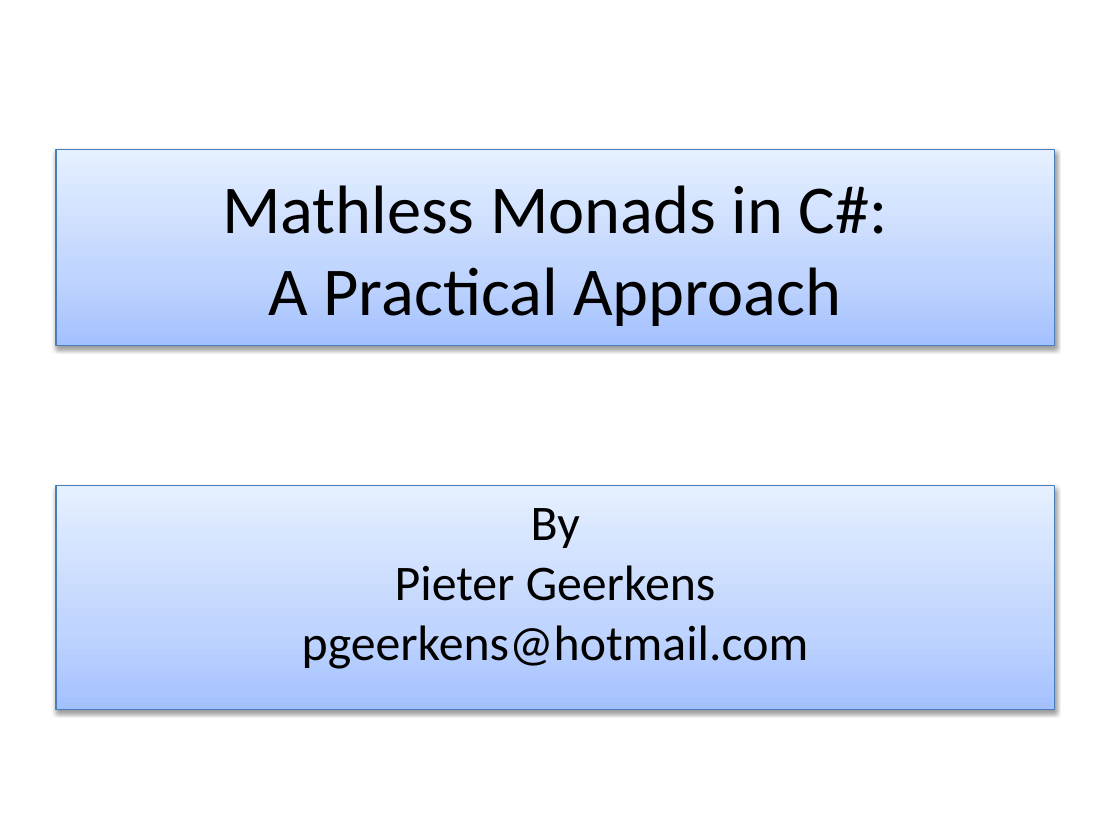
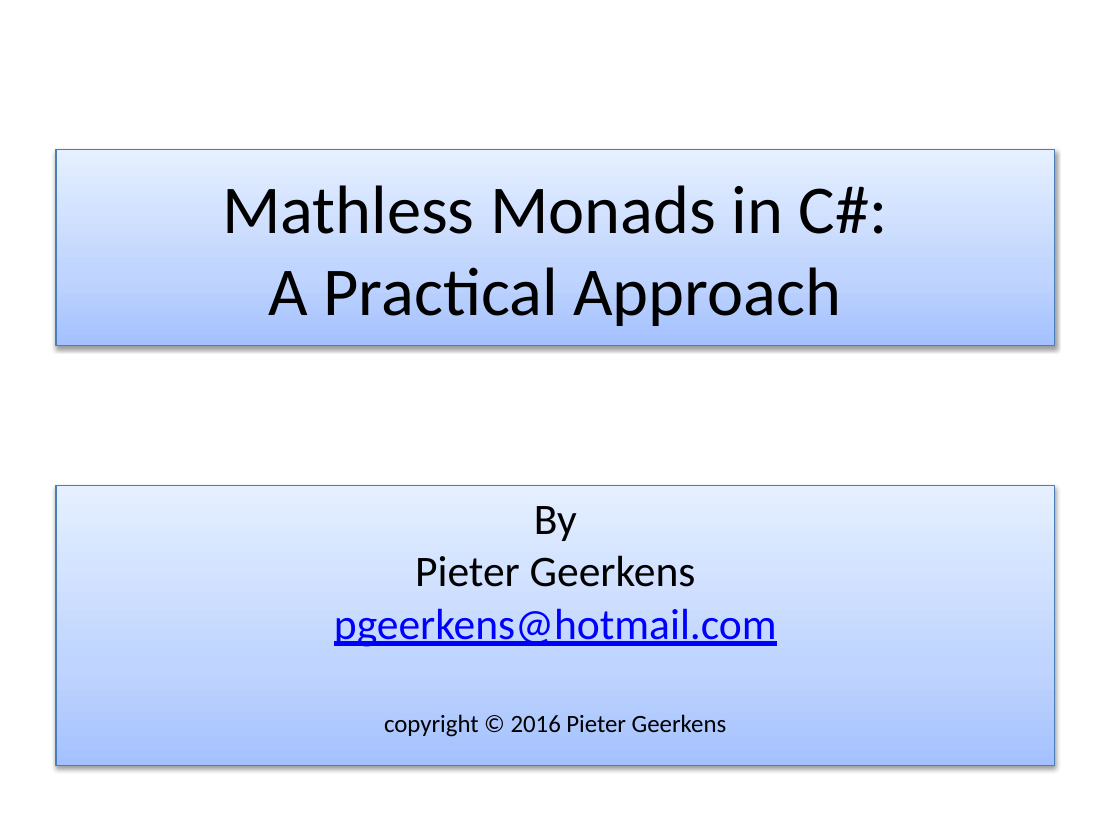
Before and after one commit to pgeerkens/Presentations, a slide deck: slide 1 of Mathless Monads in C#.pptx. Drawn at 1120x840 pixels with LibreOffice and Linux fonts; fonts in the diff are those of the drawing. Boxes give left, top, right and bottom in pixels: in the first picture for what was removed or moved away, otherwise in the second. Text is boxed around its words. In the diff, an @@ line names an element or a change of style, - is before the commit and + after.

Commit message:
Added copyright notice

```diff
--- a/Mathless Monads in C#.pptx
+++ b/Mathless Monads in C#.pptx
@@ subtitle "By Pieter Geerkens pgeerkens@hotmail.com copyright ...": place and size @@
-subtitle "By Pieter Geerkens pgeerkens@hotmail.com copyright ..." at bbox=[56, 485, 1055, 709]
+subtitle "By Pieter Geerkens pgeerkens@hotmail.com copyright ..." at bbox=[56, 485, 1055, 765]
@@ subtitle at bbox=[334, 506, 777, 737]: text changed; size 32 to 28 pt @@
-By
-Pieter Geerkens
-pgeerkens@hotmail.com
+By
+Pieter Geerkens
+pgeerkens@hotmail.com
+copyright © 2016 Pieter Geerkens
```
